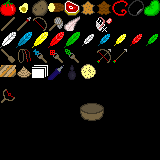
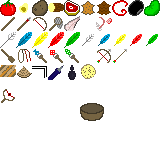
Layers edited between the first and the second w=160, h=160 image:
hid "Layer" over [0, 0, 160, 160]
